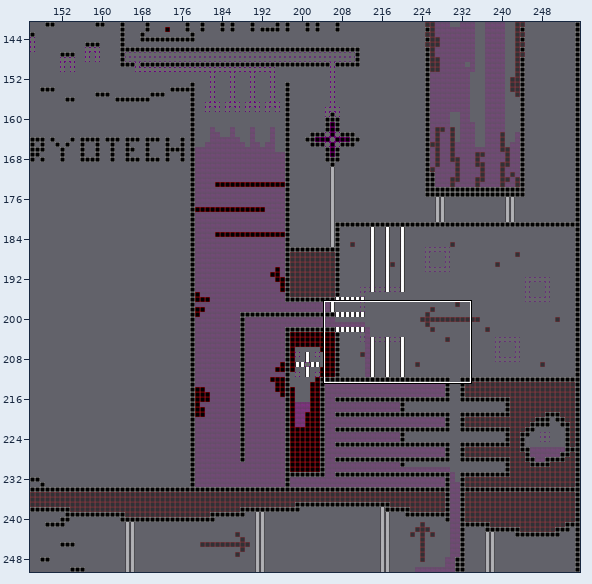
Two states of a Tiled map, core/assets/level1.tmx. Above, an overview of the earlier version with the close-up marked.
Close-up. Old version:
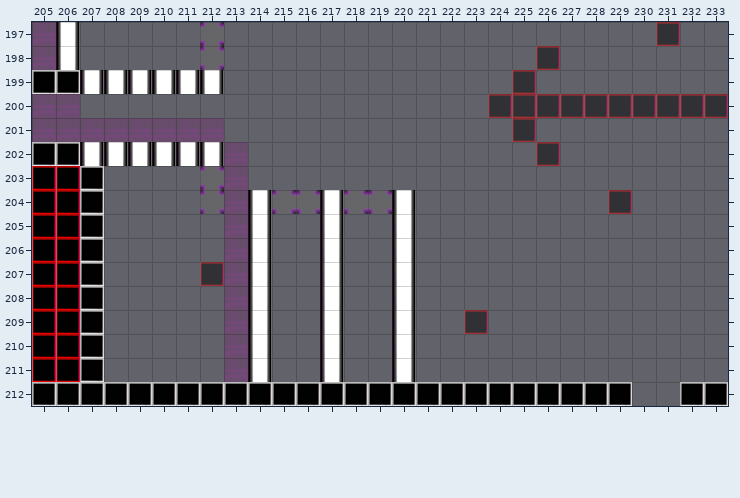
Cells are 32x32 px. Shown: x 205..233, y 197..212.
The result:
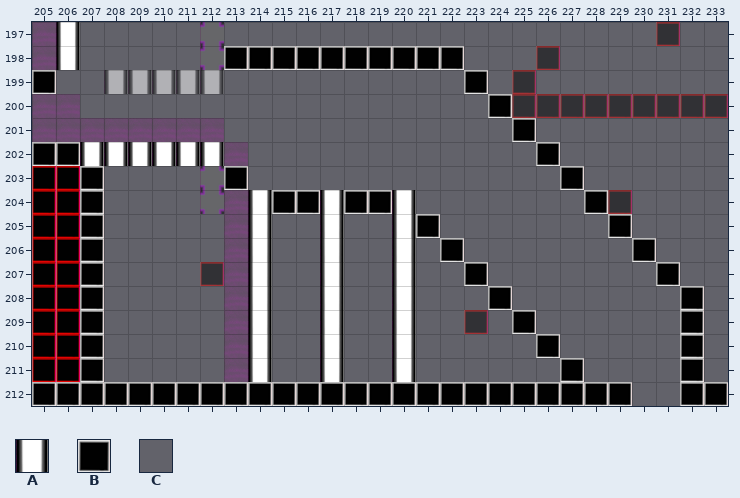
Key: from "cubes": A 1, B 2; from "directionPlacer": C 0 flipped on the other diagonal.
_ is an empty cell.
See-through tiles are keyed as they look on the map.
Change:
{"where": "layer \"object\""}
{"y":198,"x":213,"old":"__________","new":"BBBBBBBBBB"}
{"y":199,"x":206,"old":"BAAAAAA","new":"_______"}
{"y":199,"x":223,"old":"_","new":"B"}
{"y":200,"x":224,"old":"_","new":"B"}
{"y":201,"x":225,"old":"_","new":"B"}
{"y":202,"x":226,"old":"_","new":"B"}
{"y":203,"x":213,"old":"_","new":"B"}
{"y":203,"x":227,"old":"_","new":"B"}
{"y":204,"x":215,"old":"__","new":"BB"}
{"y":204,"x":218,"old":"__","new":"BB"}
{"y":204,"x":228,"old":"_","new":"B"}
{"y":205,"x":221,"old":"_","new":"B"}
{"y":205,"x":229,"old":"_","new":"B"}
{"y":206,"x":222,"old":"_","new":"B"}
{"y":206,"x":230,"old":"_","new":"B"}
{"y":207,"x":223,"old":"_","new":"B"}
{"y":207,"x":231,"old":"_","new":"B"}
{"y":208,"x":224,"old":"_","new":"B"}
{"y":208,"x":232,"old":"_","new":"B"}
{"y":209,"x":225,"old":"_","new":"B"}
{"y":209,"x":232,"old":"_","new":"B"}
{"y":210,"x":226,"old":"_","new":"B"}
{"y":210,"x":232,"old":"_","new":"B"}
{"y":211,"x":227,"old":"_","new":"B"}
{"y":211,"x":232,"old":"_","new":"B"}
{"where": "layer \"turret\""}
{"y":198,"x":217,"old":"C","new":"_"}
{"label":"changed","picture_box":[56,46,704,382]}
